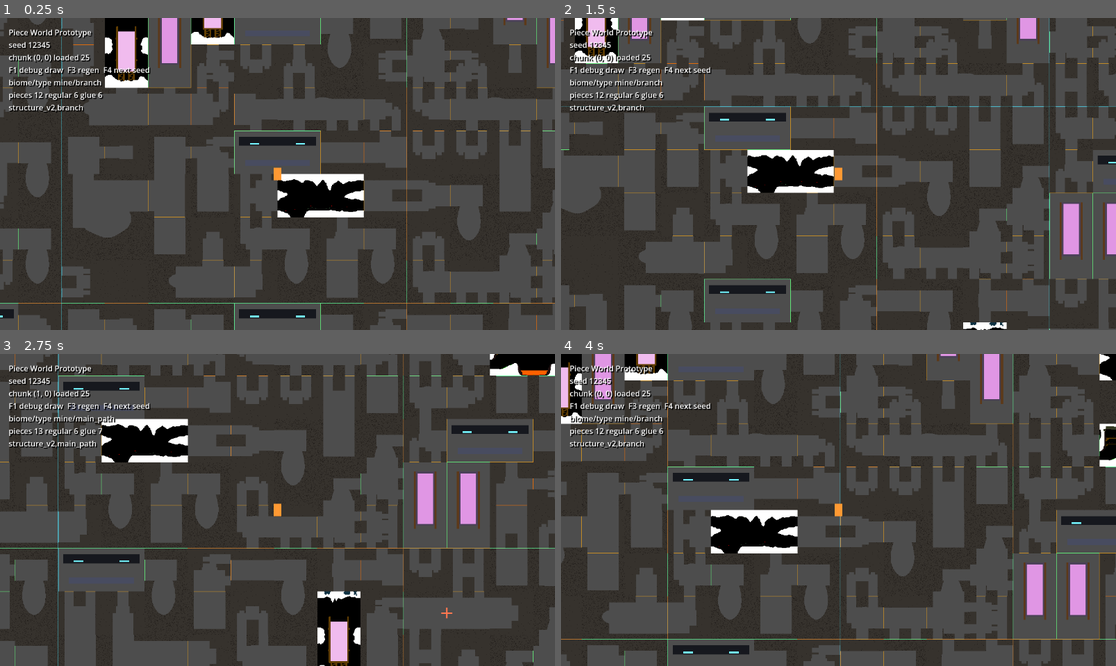
Above: before the commit, frames 1-4 (two rows, left to right).
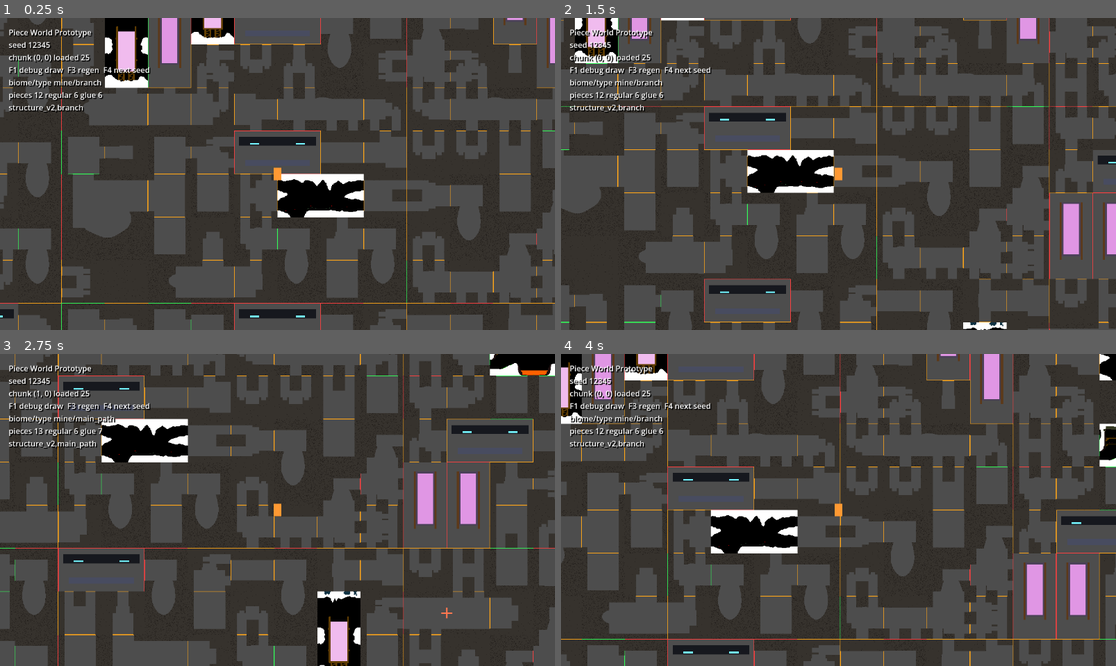
Above: after the commit, the same moments.

Repository: 949886/Noita
Game: Godot game, scene res://scenes/PieceWorld.tscn
The game is run twice, just before and just after one commit, with the same random seed, the same clock (stepped at 60 frames per second) and the same inputs.
Inputs:
- Up to frame 1 (0.25 s): no input
- Up to frame 2 (1.5 s): tap Enter (ui_accept) at 0.5, 0.77 s; hold Right (ui_right) 0.53-1.28 s; hold R 0.53-1.28 s; hold S from 1.28 s (still down); tap R at 1.35 s
- Up to frame 3 (2.75 s): tap Enter (ui_accept) at 1.52 s; release S at 2.03 s; hold Right (ui_right) from 2.03 s (still down); hold R from 2.03 s (still down)
- Up to frame 4 (4 s): release Right (ui_right) at 2.78 s; release R at 2.78 s; hold W 2.78-3.53 s; tap R at 2.85 s; tap Enter (ui_accept) at 3.02, 3.77 s; hold A from 3.53 s (still down); hold R from 3.53 s (still down)

The runs differ from the first frame. In frame 1, 1.2% of the frame differs, in the area x 0-100%, y 0-100%; in frame 2, 1.4%; in frame 3, 1.3%; in frame 4, 1.6%.

Commit message:
Improve chunk debug overlay and biome layering
Refines piece-world debugging and generation behavior: chunk render debug lines are now clearer and color-coded by placement phase (anchor/regular/glue), with rounded chunk positioning and nearest texture filtering for cleaner visuals. F1/F3/F4 input handling in the world manager is now edge-triggered to prevent repeated toggles/regeneration while keys are held. Biome assignment was updated so early underground chunks start as mine, then transition upward into snow, then deep. README was expanded to document debug color meanings, hotkeys, and the current vertical biome order.

Diff:
--- a/scripts/piece_world/PieceChunkGenerator.gd
+++ b/scripts/piece_world/PieceChunkGenerator.gd
@@ -390,9 +390,12 @@
 		_: return 0.38
 
 func _biome_for(coord: Vector2i) -> StringName:
-	if coord.y < -1: return &"snow"
-	if coord.y > 4: return &"deep"
-	return &"mine"
+	# World layers: mine is the starting layer, snow appears above it.
+	if coord.y < 4:
+		return &"mine"
+	if coord.y < 8:
+		return &"snow"
+	return &"deep"
 
 func _chunk_type_for(coord: Vector2i) -> StringName:
 	var path_x: int = int(round(sin(float(coord.y) * 0.55 + float(world_seed % 100) * 0.01) * 2.0))
--- a/scripts/piece_world/PieceChunkRenderer.gd
+++ b/scripts/piece_world/PieceChunkRenderer.gd
@@ -18,15 +18,22 @@
 		sprite = Sprite2D.new()
 		sprite.centered = false
 		add_child(sprite)
-	position = Vector2(data.coord * PieceWorldConstants.CHUNK_SIZE)
+	position = Vector2(data.coord * PieceWorldConstants.CHUNK_SIZE).round()
 	sprite.texture = data.texture
+	sprite.texture_filter = CanvasItem.TEXTURE_FILTER_NEAREST
 	queue_redraw()
 
 func _draw() -> void:
 	if not show_debug or data == null:
 		return
-	draw_rect(Rect2(Vector2.ZERO, Vector2(PieceWorldConstants.CHUNK_SIZE, PieceWorldConstants.CHUNK_SIZE)), Color(0.3, 0.9, 1.0, 0.45), false, 2.0)
+	draw_rect(Rect2(Vector2.ZERO, Vector2(PieceWorldConstants.CHUNK_SIZE, PieceWorldConstants.CHUNK_SIZE)), Color(0.1, 0.9, 1.0, 0.95), false, 2.0)
 	for placement: PiecePlacement in data.placements:
 		var r: Rect2i = placement.pixel_rect(PieceWorldConstants.UNIT_SIZE)
-		var c: Color = Color(1.0, 0.45, 0.0, 0.65) if placement.is_glue else Color(0.4, 1.0, 0.5, 0.65)
-		draw_rect(Rect2(Vector2(r.position), Vector2(r.size)), c, false, 1.0)
+		draw_rect(Rect2(Vector2(r.position), Vector2(r.size)), _phase_color(placement.phase), false, 2.0)
+
+func _phase_color(phase: StringName) -> Color:
+	match phase:
+		&"anchor": return Color(1.0, 0.25, 0.25, 1.0)
+		&"regular": return Color(0.2, 1.0, 0.35, 1.0)
+		&"glue": return Color(1.0, 0.65, 0.1, 1.0)
+		_: return Color(0.9, 0.9, 0.9, 1.0)
--- a/scripts/piece_world/PieceWorldManager.gd
+++ b/scripts/piece_world/PieceWorldManager.gd
@@ -15,6 +15,9 @@
 var debug_draw_enabled: bool = true
 var player: Node2D
 var chunk_container: Node2D
+var f1_down: bool = false
+var f3_down: bool = false
+var f4_down: bool = false
 
 func _ready() -> void:
 	player = get_node_or_null(player_path) as Node2D
@@ -29,15 +32,20 @@
 	_regenerate()
 
 func _process(_delta: float) -> void:
-	if Input.is_key_pressed(KEY_F1):
-		# simple edge-triggerless toggle protection is omitted; press briefly.
-		debug_draw_enabled = false if debug_draw_enabled else true
+	var f1_now: bool = Input.is_key_pressed(KEY_F1)
+	var f3_now: bool = Input.is_key_pressed(KEY_F3)
+	var f4_now: bool = Input.is_key_pressed(KEY_F4)
+	if f1_now and not f1_down:
+		debug_draw_enabled = not debug_draw_enabled
 		_update_debug_visibility()
-	if Input.is_key_pressed(KEY_F3):
+	if f3_now and not f3_down:
 		_regenerate()
-	if Input.is_key_pressed(KEY_F4):
+	if f4_now and not f4_down:
 		world_seed += 1
 		_regenerate()
+	f1_down = f1_now
+	f3_down = f3_now
+	f4_down = f4_now
 	_update_streaming()
 
 func _regenerate() -> void:
Not shown, changed: scripts/piece_world/PieceChunkGenerator.gd.uid
Not shown, changed: scripts/piece_world/PieceChunkRenderer.gd.uid
Not shown, changed: scripts/piece_world/PieceWorldManager.gd.uid
Not shown, changed: README.md
